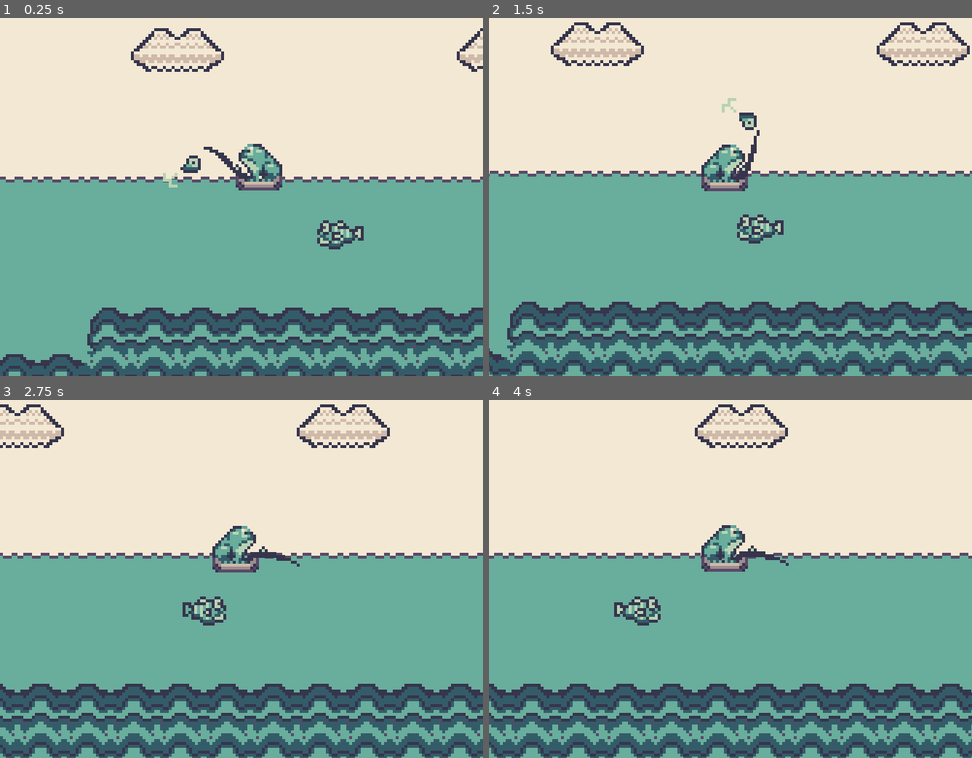
Above: before the commit, frames 1-4 (two rows, left to right).
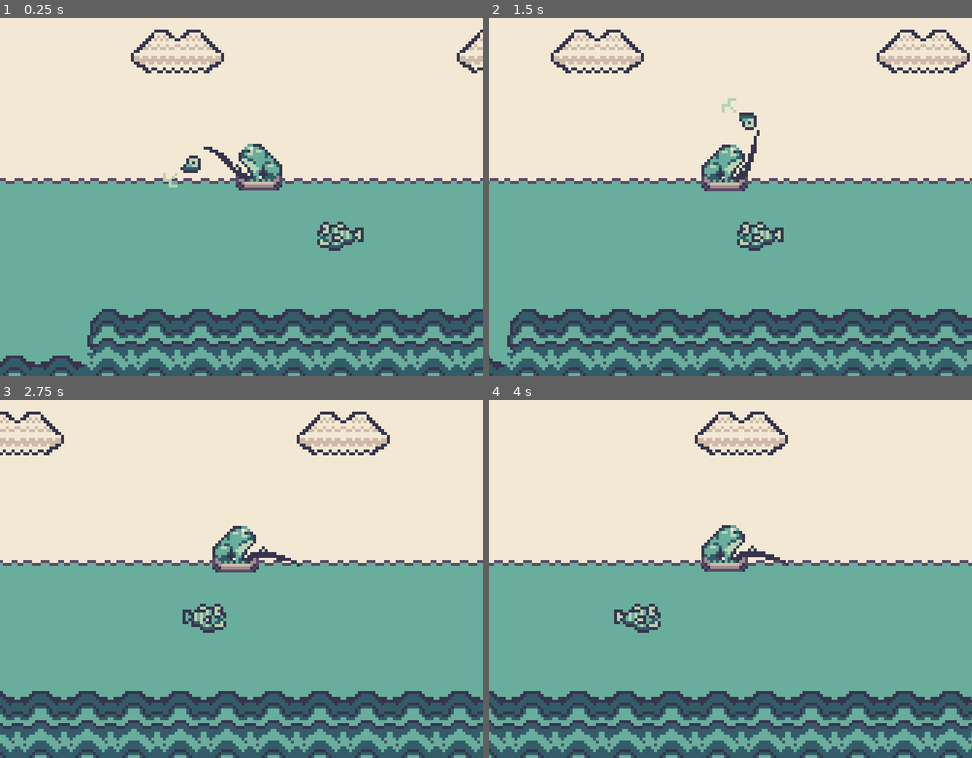
Above: after the commit, the same moments.

Repository: TaraSophieDev/Frog-Adventures-Fishing-Edition-Cancelled
Game: Godot game, scene res://Scenes/World.tscn
Two runs of this game, one before a commit and one after it. Both use one fixed random seed, a clock stepped at 60 frames per second and the inputs below.
Inputs:
- Up to frame 1 (0.25 s): no input
- Up to frame 2 (1.5 s): hold D (right) 0.53-1.28 s; tap Z (a_button) at 0.6, 1.35 s; hold A (left) from 1.28 s (still down)
- Up to frame 3 (2.75 s): release A (left) at 2.03 s; hold D (right) from 2.03 s (still down); tap Z (a_button) at 2.1 s
- Up to frame 4 (4 s): tap Z (a_button) at 2.85, 3.6 s; release D (right) at 3.53 s; hold A (left) from 3.53 s (still down)

The runs differ from the first frame. In frame 1, 5.6% of the frame differs, in the area x 0-100%, y 2-100%; in frame 2, 21%, in the area x 0-100%, y 1-100%; in frame 3, 20%; in frame 4, 19%.

Commit message:
changed type to rb and rewrote parts of code

Diff:
--- a/Misc/BaitEntity.gd
+++ b/Misc/BaitEntity.gd
@@ -1,27 +1,31 @@
-extends KinematicBody2D
+extends RigidBody2D
 
 onready var player = get_node("..")
 onready var frogSprite = player.get_node("FrogSprite")
 
 var motion = Vector2()
-var speed = 200
+var speed = 20
 var gravity = 5
+var jump_force = 50
 #var player = is_in_group("player")
 
 
 enum {
+	IDLE,
 	MOVING,
 	BAITED,
 	CATCHING
 }
 
-var state = MOVING
+var state = IDLE
 
 func _physics_process(delta):
 	match state:
+		IDLE:
+			pass
 		MOVING:
 			move(delta)
-			motion.y += gravity
+			#motion.y += gravity
 
 		BAITED:
 			baited()
@@ -29,20 +33,20 @@
 			catching()
 
 
-	motion = move_and_slide(motion)
+	#motion = move_and_slide(motion)
 
 func move(delta):
 	if Input.is_action_just_pressed("a_button"):
 		#check if x coords is smaller than the frog x coords and otherwise
 		print("player pos: ", player.position.x, " Bait Pos: ", global_position.x)
 		if global_position.x > player.position.x:
-			motion.x = -speed
+			apply_impulse(Vector2(0,0), Vector2(-speed, 0))
 		if global_position.x < player.position.x:
-			motion.x = speed
-		motion.y -= 50
+			apply_impulse(Vector2(0,0), Vector2(speed, 0))
+		apply_central_impulse(Vector2.UP * jump_force)
 		yield(get_tree().create_timer(0.25), "timeout")
-	else:
-		motion.x = 0
+#	else:
+#		motion.x = 0
 
 
 func baited():
@@ -55,3 +59,7 @@
 
 func _ready():
 	pass
+
+
+func _on_bait_activation():
+	state = MOVING
--- a/Misc/BaitEntity.tscn
+++ b/Misc/BaitEntity.tscn
@@ -36,8 +36,9 @@
 "values": [ 1 ]
 }
 
-[node name="BaitEntity" type="KinematicBody2D"]
+[node name="BaitEntity" type="RigidBody2D"]
 collision_layer = 3
+mass = 2.0
 script = ExtResource( 2 )
 
 [node name="Sprite" type="Sprite" parent="."]
